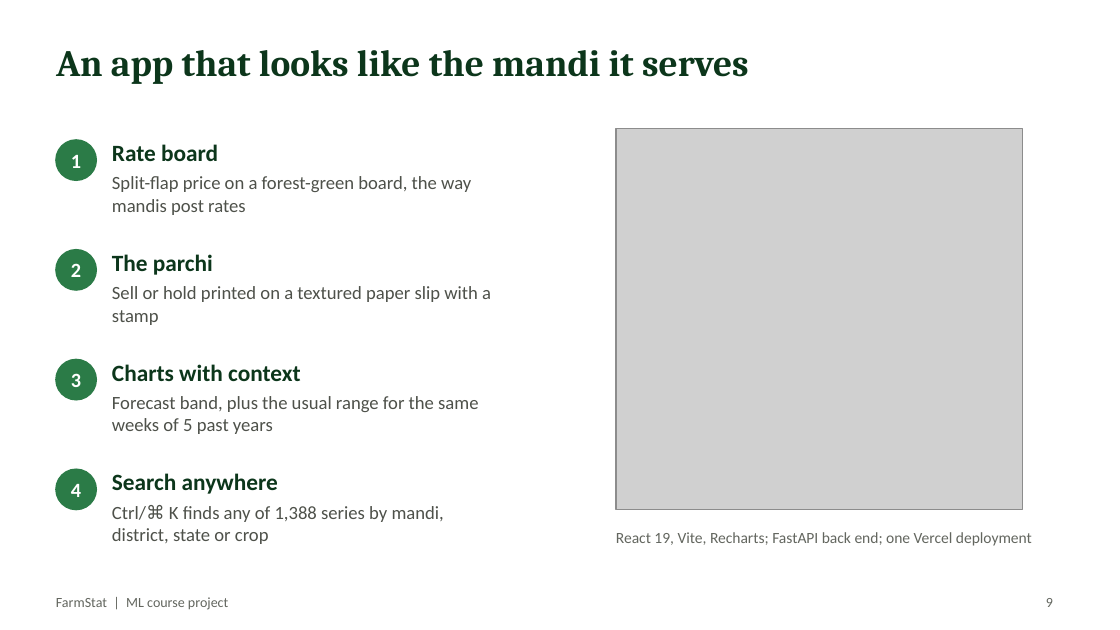
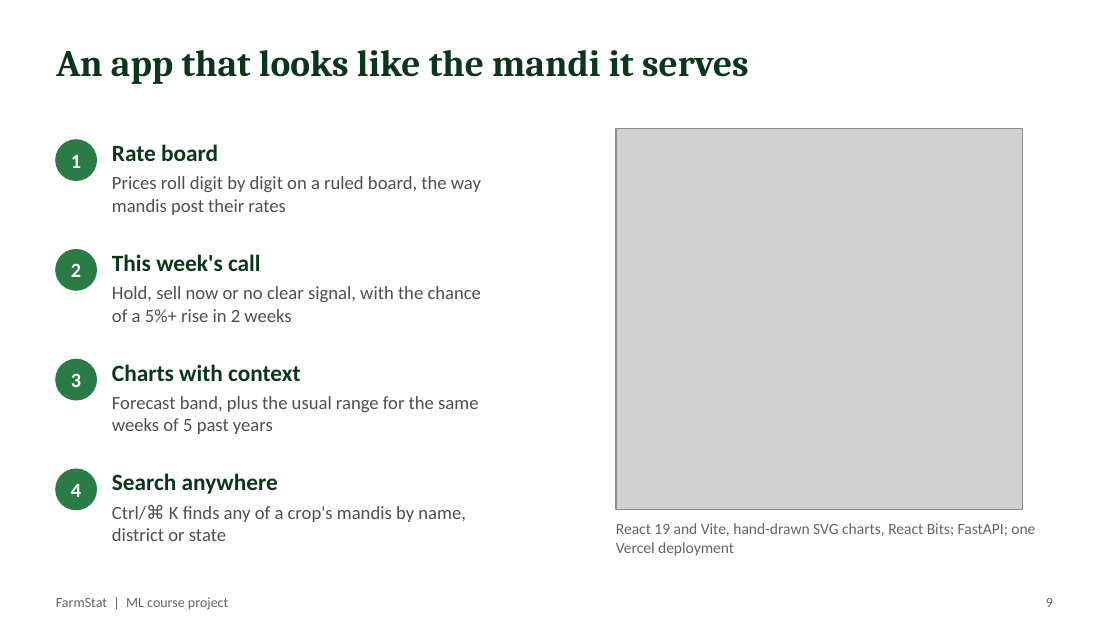
Before and after one commit to Iamshi-vissa/FarmStat, a slide deck: slide 9 of docs/FarmStat_presentation.pptx. Drawn at 1120x630 pixels with LibreOffice and Linux fonts; fonts in the diff are those of the drawing; grey boxes stand for pictures. Boxes give left, top, right and bottom in pixels: in the first picture for what was removed or moved away, otherwise in the second. Text is boxed around its words. In the diff, an @@ line names an element or a change of style, - is before the commit and + after.

Commit message:
Update the documents to match the finished project
- Presentation: new screenshots of the mandi page and search, the app slide rewritten for the current design
  (rolling-digit board, this week's call, crop-scoped search, React Bits, SVG charts), 922 mandis
- README: 922 mandis after cleaning (about 980 in the source), consistent with the report
- Deploy checklist: smoke test for the crop-choice home page, tomato search and the info button
- Tech-debt log: the final pass recorded
- Orphaned sugarcane figure removed

```diff
--- a/docs/FarmStat_presentation.pptx
+++ b/docs/FarmStat_presentation.pptx
@@ text at (x1=112, y1=176, x2=481, y2=215): text changed @@
-Split-flap price on a forest-green board, the way mandis post rates
+Prices roll digit by digit on a ruled board, the way mandis post their rates
@@ text at (x1=112, y1=254, x2=261, y2=271): text changed @@
-The parchi
+This week's call
@@ text at (x1=112, y1=286, x2=481, y2=322): text changed @@
-Sell or hold printed on a textured paper slip with a stamp
+Hold, sell now or no clear signal, with the chance of a 5%+ rise in 2 weeks
@@ text at (x1=112, y1=506, x2=466, y2=541): text changed @@
-Ctrl/⌘ K finds any of 1,388 series by mandi, district, state or crop
+Ctrl/⌘ K finds any of a crop's mandis by name, district or state
@@ text at (x1=616, y1=523, x2=1035, y2=556): text changed @@
-React 19, Vite, Recharts; FastAPI back end; one Vercel deployment
+React 19 and Vite, hand-drawn SVG charts, React Bits; FastAPI; one Vercel deployment
```
Also in this commit, not shown: 1 other slide changed, 7 other files.
